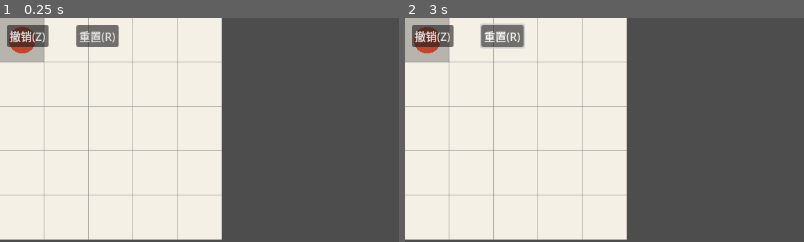
Above: before the commit, frames 1-2 (left to right).
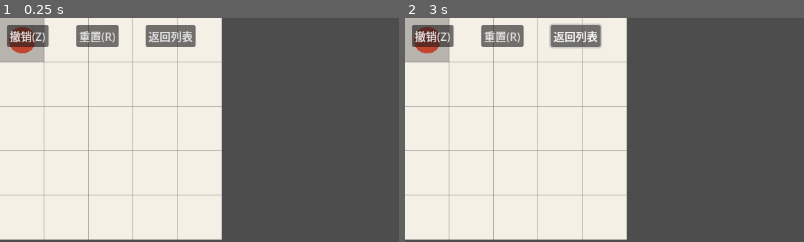
Above: after the commit, the same moments.

Repository: earneet/monk
Game: Godot game, scene res://Scenes/level.tscn
Same seed, same stepped clock (60 frames per second), same inputs: the game is played once before the commit and once after it.
Inputs (mouse positions are % of the whole screen's width and height, from its top left):
- Up to frame 1 (0.25 s): no input
- Up to frame 2 (3 s): click (21, 4) at 0.5 s, where only the run after the commit has a clickable "返回列表"; click "撤销(Z)" at 1.25 s; click "重置(R)" at 2 s; tap Enter at 2.75 s; move the mouse to (72, 45) at 2.77 s; hold Right from 2.78 s (still down); hold Shift from 2.78 s (still down); click (72, 45) at 2.92 s
The pictures show only the part of the screen within x 0-50%, y 0-50%; the shares and areas given below are measured in that part.

The runs differ from the first frame. In frame 1, 1.2% of the frame differs, in the area x 36-50%, y 3-13%; in frame 2, 1.4%, in the area x 18-50%, y 2-14%.

Commit message:
feat(ui): HUD 加返回列表按钮 + back_pressed 信号

Diff:
--- a/scripts/ui/hud.gd
+++ b/scripts/ui/hud.gd
@@ -20,6 +20,12 @@
     reset.pressed.connect(func(): reset_pressed.emit())
     add_child(reset)
 
+    var back := Button.new()
+    back.text = "返回列表"
+    back.position = Vector2(210, 10)
+    back.pressed.connect(func(): back_pressed.emit())
+    add_child(back)
+
     _win_label = Label.new()
     _win_label.text = ""
     _win_label.position = Vector2(10, 50)
--- /dev/null
+++ b/tests/ui/test_hud.gd
@@ -0,0 +1,21 @@
+extends GutTest
+
+func test_has_back_button():
+    var hud := HUD.new()
+    add_child(hud)
+    var found := false
+    for c in hud.get_children():
+        if c is Button and (c as Button).text == "返回列表":
+            found = true
+    assert_true(found)
+
+func test_back_button_emits_back_pressed():
+    var hud := HUD.new()
+    add_child(hud)
+    var emitted := [false]
+    hud.back_pressed.connect(func(): emitted[0] = true)
+    for c in hud.get_children():
+        if c is Button and (c as Button).text == "返回列表":
+            (c as Button).pressed.emit()
+            break
+    assert_true(emitted[0])
